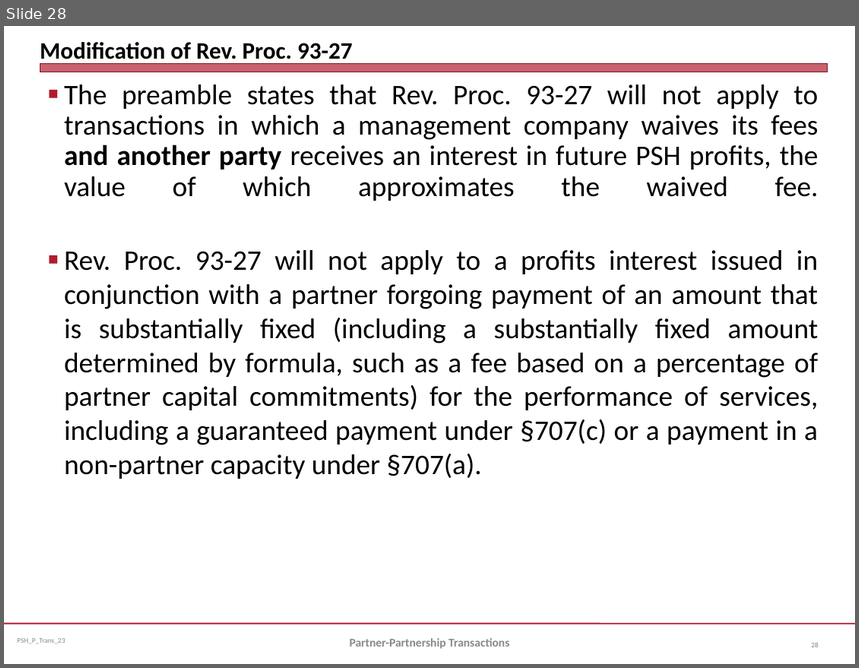
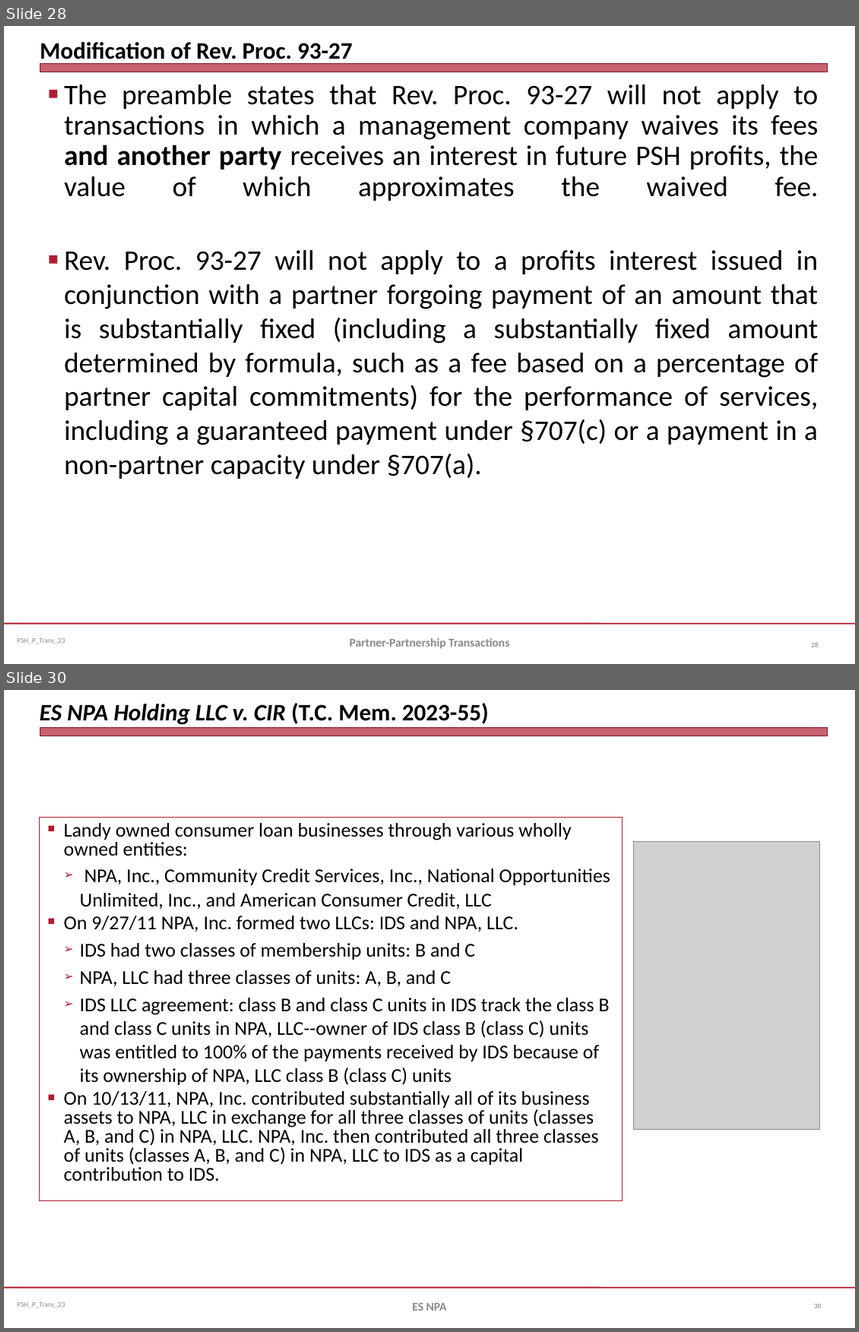
Before and after one commit to jmc877/Partnership-Tax, a slide deck: slides/PSH_P_Trans_23.pptx. Shown one above the other, each under a label of ours: slide 28 before the commit, slides 28 and 30 after it; the slides between them are not shown. The pictures are 859x668 and 859x1332 pixels, drawn with LibreOffice and Linux fonts; fonts in the diff are those of the drawing; grey boxes stand for pictures. Boxes give left, top, right and bottom in pixels: in the first picture for what was removed or moved away, otherwise in the second. Text is boxed around its words. In the diff, an @@ line names an element or a change of style, - is before the commit and + after.

```diff
--- a/slides/PSH_P_Trans_23.pptx
+++ b/slides/PSH_P_Trans_23.pptx
@@ slide 30 added at <box>4,690,855,1328</box>, background #FFFFFF; not listed: 3 template elements that a slide beside it also shows @@
@@ title added at <box>40,703,489,725</box>, 20 pt, text #000000, bold, italic @@
+ES NPA Holding LLC v. CIR (T.C. Mem. 2023-55)
@@ text added at <box>40,818,623,1201</box>, outline #B01C2E 0.75 pt, 16.6 pt, text #000000 @@
+■ Landy owned consumer loan businesses through various wholly owned entities:
+  ➢ NPA, Inc., Community Credit Services, Inc., National Opportunities Unlimited, Inc., and American Consumer Credit, LLC
+■ On 9/27/11 NPA, Inc. formed two LLCs: IDS and NPA, LLC.
+  ➢ IDS had two classes of membership units: B and C
+  ➢ NPA, LLC had three classes of units: A, B, and C
+  ➢ IDS LLC agreement: class B and class C units in IDS track the class B and class C units in NPA, LLC--owner of IDS class B (class C) units was entitled to 100% of the payments received by IDS because of its ownership of NPA, LLC class B (class C) units
+■ On 10/13/11, NPA, Inc. contributed substantially all of its business assets to NPA, LLC in exchange for all three classes of units (classes A, B, and C) in NPA, LLC. NPA, Inc. then contributed all three classes of units (classes A, B, and C) in NPA, LLC to IDS as a capital contribution to IDS.
@@ picture added at <box>634,841,820,1129</box> @@
@@ text added at <box>412,1303,447,1311</box>, 10 pt, text #898989, bold @@
+ES NPA
@@ page number added at <box>814,1304,821,1309</box>, 6 pt, text #808080 @@
+30
```
Also in this commit, not shown: 8 other slides added, 1 other file.
